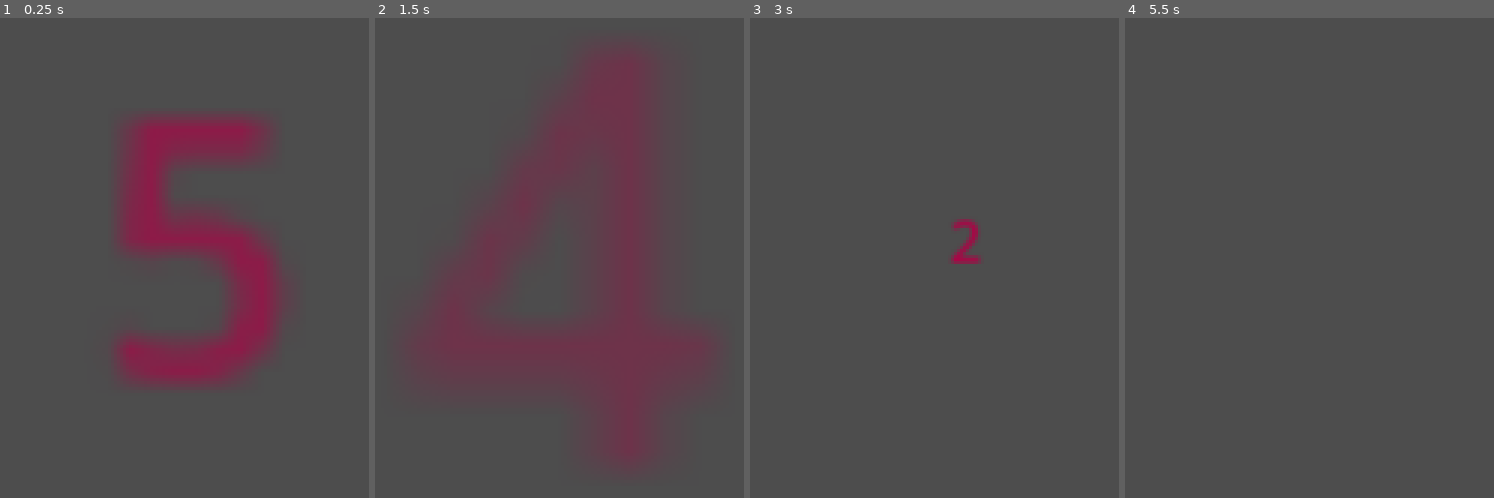
Above: before the commit, frames 1-4 (left to right).
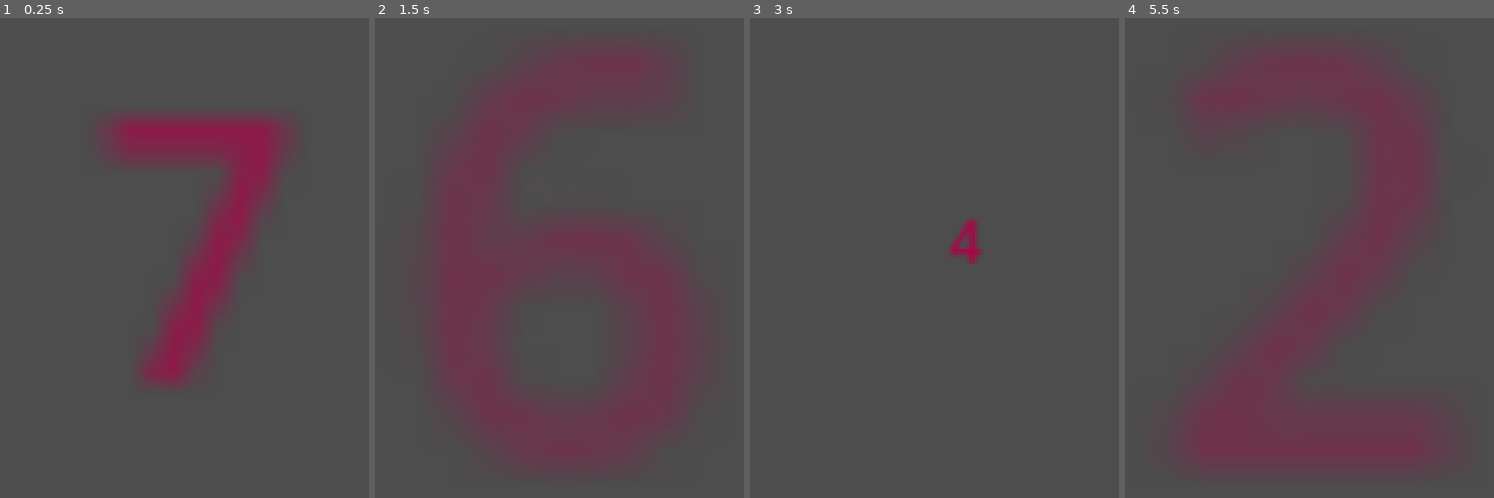
Above: after the commit, the same moments.

Repository: Whyshchuck/Laurka-2026
Game: Godot game, scene res://countdown.tscn
Same seed, same stepped clock (60 frames per second), same inputs: the game is played once before the commit and once after it. This scene is started directly instead of the project's main scene.
Inputs (mouse positions are in pixels of both pictures, inside the frame that each line leads up to):
- Up to frame 1 (0.25 s): no input
- Up to frame 2 (1.5 s): tap Enter at 0.5 s; move the mouse to (outside the picture) at 0.52 s; click (outside the picture) at 0.67 s; move the mouse to (outside the picture) at 1.27 s; click (outside the picture) at 1.42 s
- Up to frame 3 (3 s): tap Space at 2 s; move the mouse to (outside the picture) at 2.02 s; click (outside the picture) at 2.17 s; move the mouse to (outside the picture) at 2.77 s; click (outside the picture) at 2.92 s
- Up to frame 4 (5.5 s): move the mouse to (outside the picture) at 3.52 s; click (outside the picture) at 3.67 s; move the mouse to (outside the picture) at 4.27 s; click (outside the picture) at 4.42 s; tap Enter at 5 s; move the mouse to (1383, 190) at 5.02 s; click (1383, 190) at 5.17 s

The runs differ from the first frame. In frame 1, 12% of the frame differs, in the area x 29-79%, y 21-77%; in frame 2, 9.0%; in frame 3, 0.4%; in frame 4, 16%, in the area x 17-83%, y 8-92%.

Commit message:
Activate the pupils once the countdown timer is 0

Diff:
--- a/classroom.gd
+++ b/classroom.gd
@@ -1,10 +1,6 @@
 extends Node2D
 
-@export var interval_seconds: float = 5.0
-var timer := 0.0
 var pupils_node: Node = null
-
-
 
 func _ready():
 	pupils_node = get_node("Pupils")  # Adjust path if Pupils is not a direct child
@@ -15,30 +11,16 @@
 		var countdown_scene = preload("res://countdown.tscn")
 		var new_scene = countdown_scene.instantiate()
 		get_tree().current_scene.add_child(new_scene)
+
 func _unhandled_input(event):
 	if event is InputEventKey and event.pressed and event.keycode == KEY_ESCAPE:
 		get_tree().change_scene_to_file("res://mode_selection.tscn")
 
-
-func _process(delta):
-
-	if Global.current_mode == Global.GameMode.EASY:
-		return
-
-	timer += delta
-	if timer >= interval_seconds:
-		activate_random_pupil()
-
-func activate_random_pupil():
+func activate_pupils():
 
 	if not pupils_node:
 		return
 
-	var available_pupils := []
 	for pupil in pupils_node.get_children():
 		if pupil is CharacterBody2D and pupil.is_available():
-			available_pupils.append(pupil)
-
-	if available_pupils.size() > 0:
-		var chosen = available_pupils.pick_random()
-		chosen.pick_new_target()
+			pupil.pick_new_target()
--- a/countdown.gd
+++ b/countdown.gd
@@ -3,7 +3,7 @@
 @onready var label = $CountdownLabel
 @onready var timer = $CountdownTimer
 
-var current_count = 5
+@export var current_count: int = 5
 var zoom_duration = 0.8
 
 func _ready():
@@ -22,6 +22,10 @@
 	if current_count == 0:
 		timer.stop()
 		label.hide()
+		var parent = get_parent()
+		# Call a function defined in the parent's script
+		if parent.has_method("activate_pupils"):
+			parent.activate_pupils()
 	else:
 		label.text = str(current_count)
 		label.scale = Vector2(1, 1)
--- a/countdown.tscn
+++ b/countdown.tscn
@@ -4,6 +4,7 @@
 
 [node name="Countdown" type="Node2D"]
 script = ExtResource("1_ep8tu")
+current_count = 7
 
 [node name="CountdownTimer" type="Timer" parent="."]
 
Not shown, added: countdown.gd.uid
